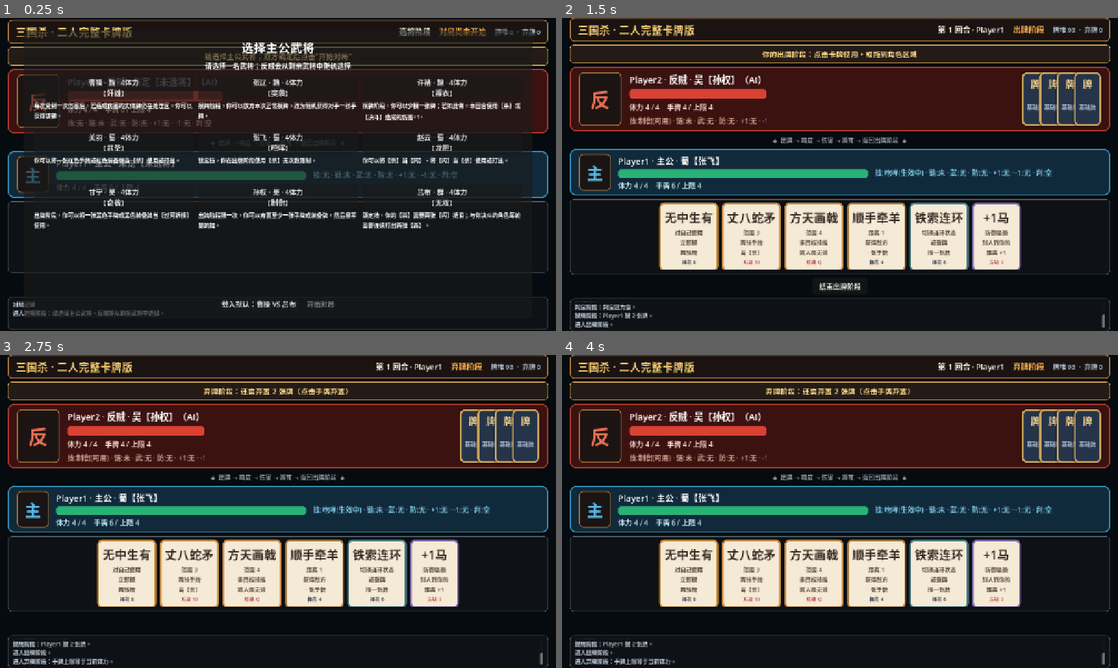
Above: before the commit, frames 1-4 (two rows, left to right).
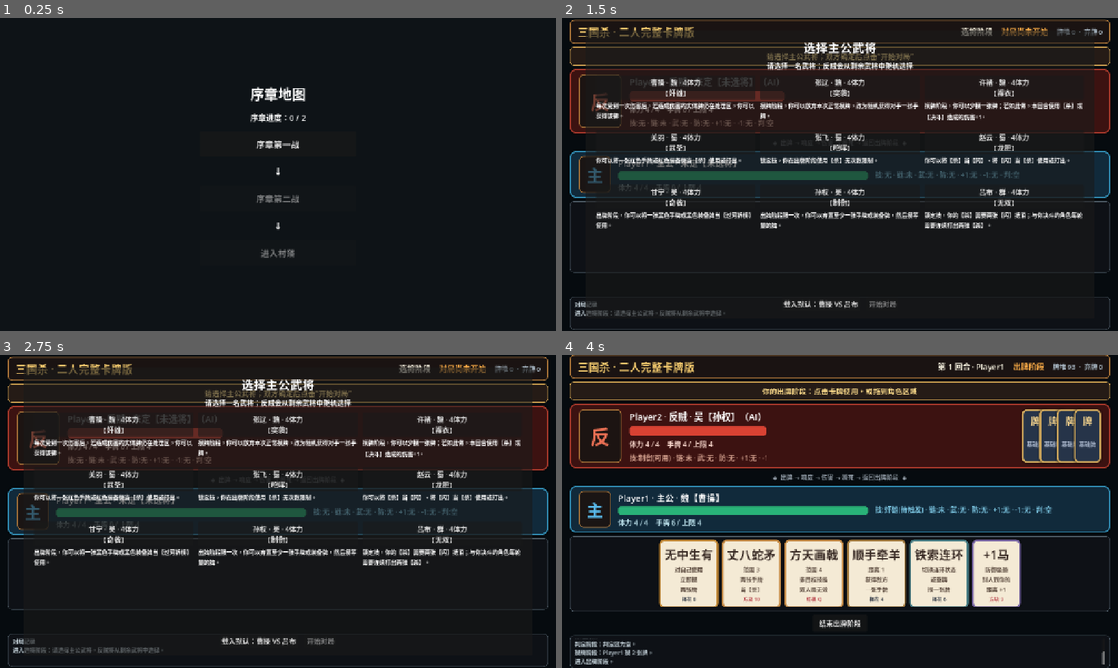
Above: after the commit, the same moments.

Repository: ztc123-ok/Godot-sanguosha
Game: Godot game, scene res://scenes/MapScene.tscn
Two runs of this game, one before a commit and one after it. Both use one fixed random seed, a clock stepped at 60 frames per second and the inputs below. Before the commit the project starts from res://scenes/Main.tscn.
Inputs (mouse positions are in pixels of both pictures, inside the frame that each line leads up to):
- Up to frame 1 (0.25 s): no input
- Up to frame 2 (1.5 s): click (840, 143) at 0.5 s, where only the run after the commit has a clickable "序章第一战"; click (884, 302) at 1.25 s, where only the run before the commit has a clickable "开始对局"
- Up to frame 3 (2.75 s): click (278, 624) at 2 s, where only the run before the commit has a clickable "结束出牌阶段"
- Up to frame 4 (4 s): click (673, 423) at 2.75 s, where only the run after the commit has a clickable "曹操 · 魏 · 4体力 【奸雄】"; click (884, 639) at 3.5 s, where only the run after the commit has a clickable "开始对局"

The runs differ from the first frame. In frame 1, 27% of the frame differs, in the area x 1-99%, y 0-100%; in frame 2, 42%; in frame 3, 42%; in frame 4, 1.3%.

Commit message:
简化地图

Diff:
--- a/project.godot
+++ b/project.godot
@@ -6,8 +6,12 @@
 [application]
 
 config/name="三国杀·二人完整卡牌版"
-run/main_scene="res://scenes/Main.tscn"
+run/main_scene="res://scenes/MapScene.tscn"
 config/features=PackedStringArray("4.6", "GL Compatibility")
+
+[autoload]
+
+PrologueState="*res://scripts/PrologueState.gd"
 
 [display]
 
--- /dev/null
+++ b/scenes/MapScene.tscn
@@ -0,0 +1,83 @@
+[gd_scene load_steps=2 format=3]
+
+[ext_resource type="Script" path="res://scripts/MapScene.gd" id="1_map"]
+
+[node name="MapScene" type="Control"]
+layout_mode = 3
+anchors_preset = 15
+anchor_right = 1.0
+anchor_bottom = 1.0
+grow_horizontal = 2
+grow_vertical = 2
+script = ExtResource("1_map")
+
+[node name="Background" type="ColorRect" parent="."]
+layout_mode = 1
+anchors_preset = 15
+anchor_right = 1.0
+anchor_bottom = 1.0
+grow_horizontal = 2
+grow_vertical = 2
+mouse_filter = 2
+color = Color(0.055, 0.075, 0.09, 1)
+
+[node name="Center" type="CenterContainer" parent="."]
+layout_mode = 1
+anchors_preset = 15
+anchor_right = 1.0
+anchor_bottom = 1.0
+grow_horizontal = 2
+grow_vertical = 2
+
+[node name="Flow" type="VBoxContainer" parent="Center"]
+custom_minimum_size = Vector2(360, 0)
+layout_mode = 2
+theme_override_constants/separation = 18
+
+[node name="Title" type="Label" parent="Center/Flow"]
+layout_mode = 2
+theme_override_font_sizes/font_size = 32
+text = "序章地图"
+horizontal_alignment = 1
+
+[node name="StatusLabel" type="Label" parent="Center/Flow"]
+unique_name_in_owner = true
+layout_mode = 2
+theme_override_font_sizes/font_size = 18
+text = "序章进度：0 / 2"
+horizontal_alignment = 1
+
+[node name="FirstBattleButton" type="Button" parent="Center/Flow"]
+unique_name_in_owner = true
+custom_minimum_size = Vector2(360, 58)
+layout_mode = 2
+theme_override_font_sizes/font_size = 20
+text = "序章第一战"
+
+[node name="Arrow1" type="Label" parent="Center/Flow"]
+layout_mode = 2
+theme_override_font_sizes/font_size = 22
+text = "↓"
+horizontal_alignment = 1
+
+[node name="SecondBattleButton" type="Button" parent="Center/Flow"]
+unique_name_in_owner = true
+custom_minimum_size = Vector2(360, 58)
+layout_mode = 2
+theme_override_font_sizes/font_size = 20
+text = "序章第二战"
+disabled = true
+
+[node name="Arrow2" type="Label" parent="Center/Flow"]
+layout_mode = 2
+theme_override_font_sizes/font_size = 22
+text = "↓"
+horizontal_alignment = 1
+
+[node name="VillageButton" type="Button" parent="Center/Flow"]
+unique_name_in_owner = true
+custom_minimum_size = Vector2(360, 58)
+layout_mode = 2
+theme_override_font_sizes/font_size = 20
+text = "进入村落"
+disabled = true
--- a/scripts/Main.gd
+++ b/scripts/Main.gd
@@ -1,5 +1,7 @@
 extends Node2D
 ## 组合根节点。只负责在 Godot 生命周期中绑定领域管理器和 UI 管理器。
+
+const MAP_SCENE := "res://scenes/MapScene.tscn"
 
 @onready var game_manager: GameManager = $GameManager
 @onready var ui_manager: UIManager = $UIManager
@@ -7,3 +9,13 @@
 
 func _ready() -> void:
 	ui_manager.bind_game_manager(game_manager)
+	game_manager.match_finished.connect(_on_match_finished)
+
+
+func _on_match_finished(winner: BattlePlayer, _loser: BattlePlayer) -> void:
+	if winner == game_manager.player1:
+		PrologueState.complete_active_battle()
+		get_tree().call_deferred("change_scene_to_file", MAP_SCENE)
+	else:
+		# 玩家阵亡后沿用当前双方武将，直接重开本场战斗。
+		game_manager.call_deferred("request_restart_match")
--- /dev/null
+++ b/scripts/MapScene.gd
@@ -0,0 +1,43 @@
+extends Control
+## 序章线性地图：第一战 -> 第二战 -> 村落。
+
+const BATTLE_SCENE := "res://scenes/Main.tscn"
+
+@onready var first_battle_button: Button = %FirstBattleButton
+@onready var second_battle_button: Button = %SecondBattleButton
+@onready var village_button: Button = %VillageButton
+@onready var status_label: Label = %StatusLabel
+
+
+func _ready() -> void:
+	first_battle_button.pressed.connect(_start_battle.bind(1))
+	second_battle_button.pressed.connect(_start_battle.bind(2))
+	village_button.pressed.connect(_enter_village)
+	PrologueState.progress_changed.connect(_refresh)
+	_refresh()
+
+
+func _refresh() -> void:
+	first_battle_button.disabled = not PrologueState.can_start_battle(1)
+	second_battle_button.disabled = not PrologueState.can_start_battle(2)
+	village_button.disabled = not PrologueState.can_enter_village()
+
+	first_battle_button.text = "序章第一战%s" % _completion_mark(1)
+	second_battle_button.text = "序章第二战%s" % _completion_mark(2)
+	status_label.text = "序章进度：%d / 2" % PrologueState.completed_battles
+
+
+func _completion_mark(battle_index: int) -> String:
+	return "（已通过）" if PrologueState.completed_battles >= battle_index else ""
+
+
+func _start_battle(battle_index: int) -> void:
+	if PrologueState.start_battle(battle_index):
+		get_tree().change_scene_to_file(BATTLE_SCENE)
+
+
+func _enter_village() -> void:
+	if not PrologueState.can_enter_village():
+		return
+	print("已通关序章，进入村落！")
+	status_label.text = "已通关序章，进入村落！"
--- /dev/null
+++ b/scripts/PrologueState.gd
@@ -0,0 +1,31 @@
+extends Node
+## 序章场景间共享的最小进度状态。
+
+signal progress_changed
+
+const BATTLE_COUNT := 2
+
+var completed_battles: int = 0
+var active_battle: int = 0
+
+
+func can_start_battle(battle_index: int) -> bool:
+	return battle_index >= 1 and battle_index <= completed_battles + 1 and battle_index <= BATTLE_COUNT
+
+
+func start_battle(battle_index: int) -> bool:
+	if not can_start_battle(battle_index):
+		return false
+	active_battle = battle_index
+	return true
+
+
+func complete_active_battle() -> void:
+	if active_battle >= 1 and active_battle <= BATTLE_COUNT:
+		completed_battles = maxi(completed_battles, active_battle)
+	active_battle = 0
+	progress_changed.emit()
+
+
+func can_enter_village() -> bool:
+	return completed_battles >= BATTLE_COUNT
--- /dev/null
+++ b/tests/PrologueSmokeTest.gd
@@ -0,0 +1,47 @@
+extends Node
+## 序章地图的线性解锁与村落入口回归测试。
+
+var failures: Array[String] = []
+
+
+func _ready() -> void:
+	PrologueState.completed_battles = 0
+	PrologueState.active_battle = 0
+
+	var map: Control = load("res://scenes/MapScene.tscn").instantiate()
+	add_child(map)
+	await get_tree().process_frame
+
+	var first_button: Button = map.get_node("%FirstBattleButton")
+	var second_button: Button = map.get_node("%SecondBattleButton")
+	var village_button: Button = map.get_node("%VillageButton")
+	var status_label: Label = map.get_node("%StatusLabel")
+
+	_expect(not first_button.disabled, "第一战初始可进入")
+	_expect(second_button.disabled, "第二战初始锁定")
+	_expect(village_button.disabled, "村落初始锁定")
+	_expect(not PrologueState.start_battle(2), "不能跳过第一战")
+
+	_expect(PrologueState.start_battle(1), "可以开始第一战")
+	PrologueState.complete_active_battle()
+	_expect(not second_button.disabled, "第一战胜利后解锁第二战")
+	_expect(village_button.disabled, "第一战后村落仍锁定")
+
+	_expect(PrologueState.start_battle(2), "可以开始第二战")
+	PrologueState.complete_active_battle()
+	_expect(not village_button.disabled, "第二战胜利后解锁村落")
+	village_button.pressed.emit()
+	_expect(status_label.text == "已通关序章，进入村落！", "进入村落时显示通关提示")
+
+	if failures.is_empty():
+		print("PROLOGUE_SMOKE_TEST: PASS (linear unlock + village entry)")
+		get_tree().quit(0)
+	else:
+		for failure: String in failures:
+			push_error("PROLOGUE_SMOKE_TEST: %s" % failure)
+		get_tree().quit(1)
+
+
+func _expect(condition: bool, description: String) -> void:
+	if not condition:
+		failures.append(description)
--- /dev/null
+++ b/tests/PrologueSmokeTest.tscn
@@ -0,0 +1,6 @@
+[gd_scene load_steps=2 format=3]
+
+[ext_resource type="Script" path="res://tests/PrologueSmokeTest.gd" id="1_test"]
+
+[node name="PrologueSmokeTest" type="Node"]
+script = ExtResource("1_test")
Not shown, added: scripts/MapScene.gd.uid
Not shown, added: scripts/PrologueState.gd.uid
Not shown, added: tests/PrologueSmokeTest.gd.uid
Not shown, changed: README.md
Not shown, added: docs/三国杀双人版_第二批武将技能_Agent扩展提示词.md
